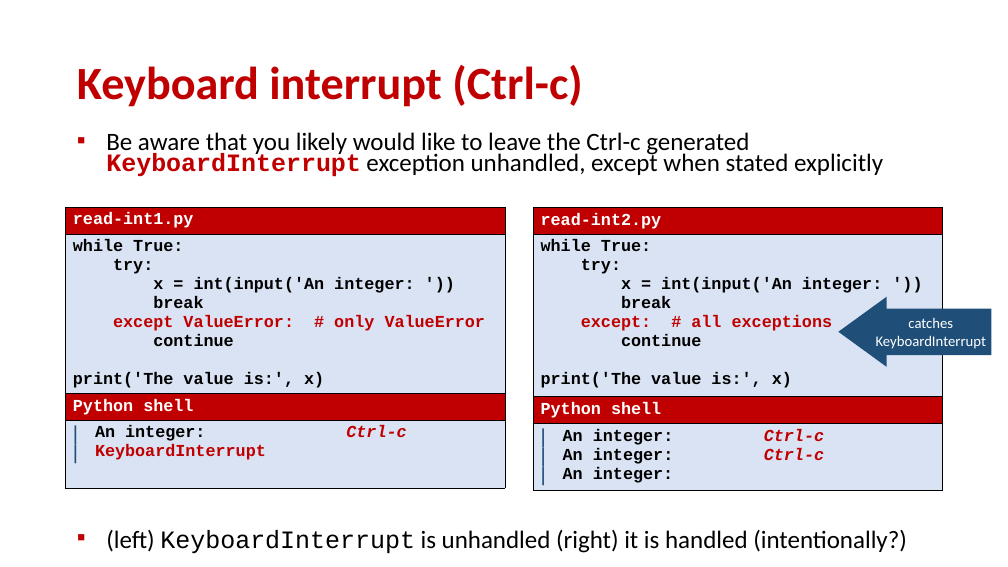
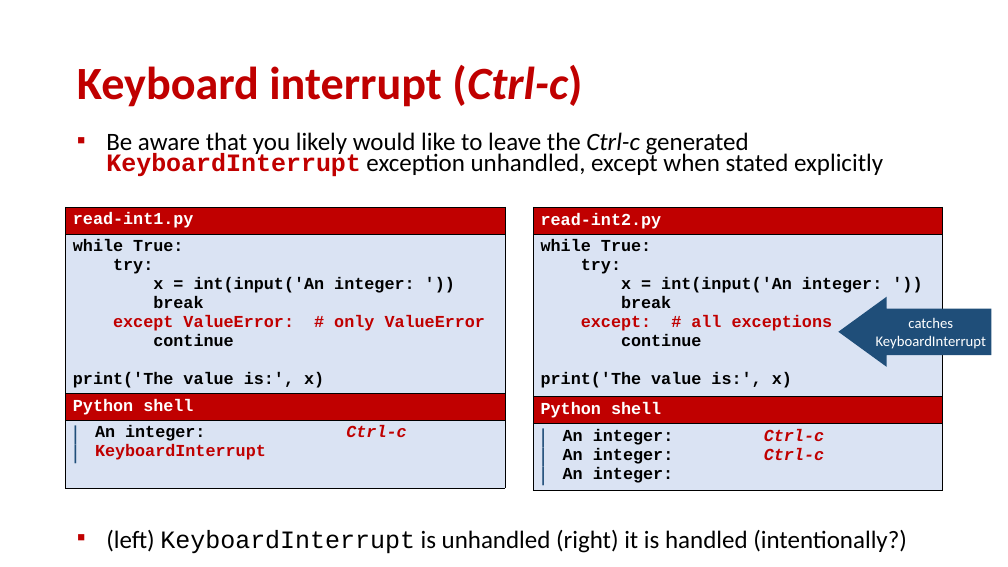
Before and after one commit to gsbrodal/gsbrodal.github.io, a slide deck: slide 11 of ipsa/slides/exceptions.pptx. Drawn at 1008x567 pixels with LibreOffice and Linux fonts; fonts in the diff are those of the drawing. Boxes give left, top, right and bottom in pixels: in the first picture for what was removed or moved away, otherwise in the second. Text is boxed around its words. In the diff, an @@ line names an element or a change of style, - is before the commit and + after.

Commit message:
exception slides updated

```diff
--- a/ipsa/slides/exceptions.pptx
+++ b/ipsa/slides/exceptions.pptx
@@ title "Keyboard interrupt (Ctrl-c)" at (77,65,582,107): italic on in "(Ctrl-c)" @@
@@ text at (106,132,883,177): italic on in "Ctrl-c" @@
```
Also in this commit, not shown: 4 other slides changed, 4 other files.
